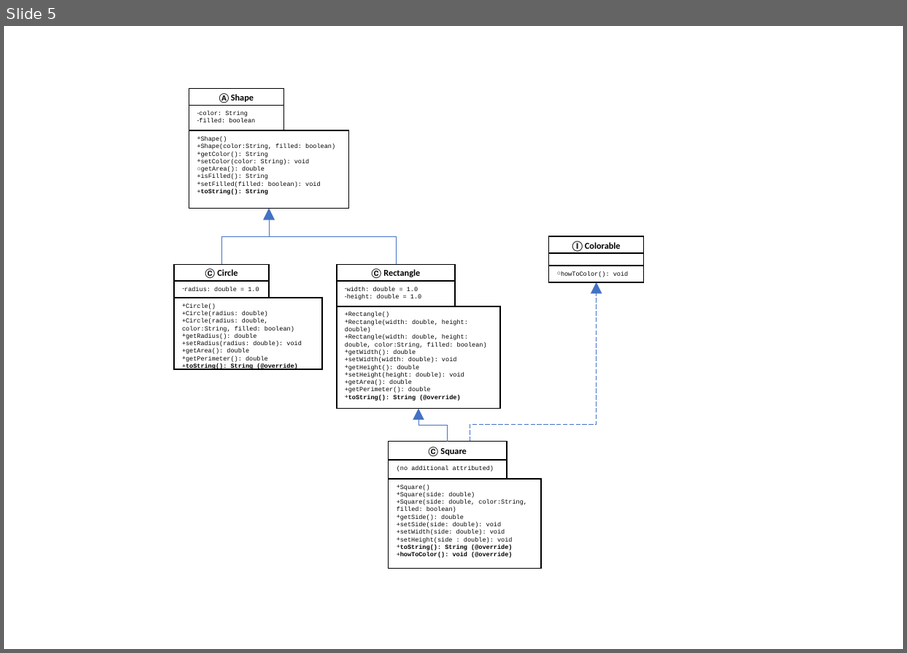
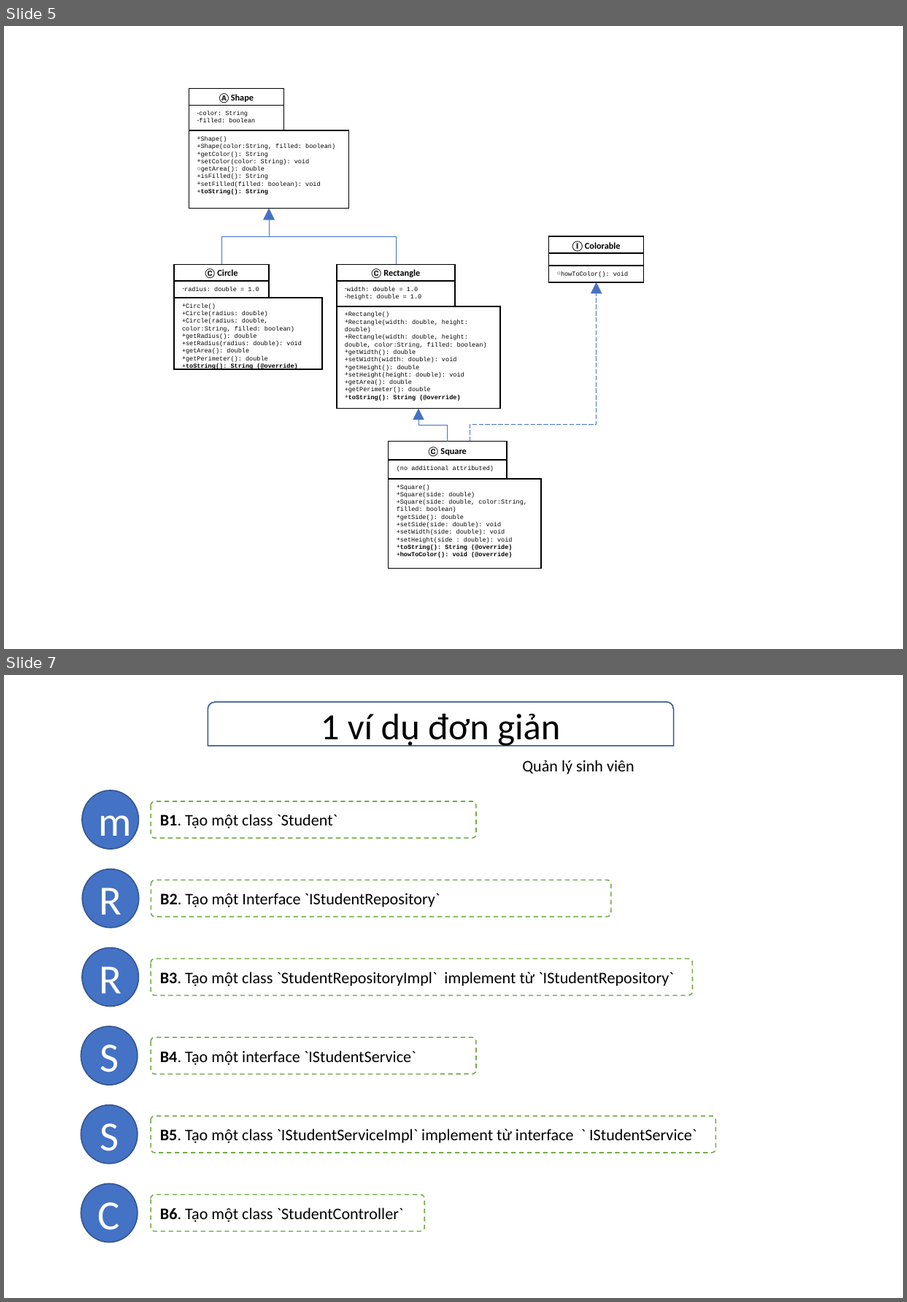
Before and after one commit to thanhviet05x1d/c0523g1_nguyen_thanh_viet_module2, a slide deck: src/ss04_lop_doi_tuong_java/ve UML.pptx. Shown one above the other, each under a label of ours: slide 5 before the commit, slides 5 and 7 after it; the slides between them are not shown. The pictures are 907x653 and 907x1302 pixels, drawn with LibreOffice and Linux fonts; fonts in the diff are those of the drawing. Boxes give left, top, right and bottom in pixels: in the first picture for what was removed or moved away, otherwise in the second. Text is boxed around its words. In the diff, an @@ line names an element or a change of style, - is before the commit and + after.

```diff
--- a/src/ss04_lop_doi_tuong_java/ve UML.pptx
+++ b/src/ss04_lop_doi_tuong_java/ve UML.pptx
@@ slide 7 added at (4, 675, 903, 1298), background #FFFFFF @@
@@ round same rect added at (208, 701, 674, 746), outline #325491 1 pt, 32 pt, text #000000 @@
+1 ví dụ đơn giản
@@ text added at (522, 760, 635, 774), 14 pt, text #000000 @@
+Quản lý sinh viên
@@ ellipse added at (82, 790, 138, 849), fill #4472C4, outline #325491 1 pt, 36 pt, text #FFFFFF @@
+m
@@ rounded rectangle added at (151, 801, 476, 838), fill #FFFFFF, outline #70AD47 1 pt dashed, 14 pt, text #000000 @@
+B1. Tạo một class `Student`
@@ ellipse added at (82, 869, 138, 928), fill #4472C4, outline #325491 1 pt, 36 pt, text #FFFFFF @@
+R
@@ rounded rectangle added at (151, 880, 611, 917), fill #FFFFFF, outline #70AD47 1 pt dashed, 14 pt, text #000000 @@
+B2. Tạo một Interface `IStudentRepository`
@@ ellipse added at (82, 947, 138, 1006), fill #4472C4, outline #325491 1 pt, 36 pt, text #FFFFFF @@
+R
@@ rounded rectangle added at (151, 958, 693, 995), fill #FFFFFF, outline #70AD47 1 pt dashed, 14 pt, text #000000 @@
+B3. Tạo một class `StudentRepositoryImpl` implement từ `IStudentRepository`
@@ ellipse added at (81, 1026, 138, 1085), fill #4472C4, outline #325491 1 pt, 36 pt, text #FFFFFF @@
+S
@@ rounded rectangle added at (151, 1037, 476, 1074), fill #FFFFFF, outline #70AD47 1 pt dashed, 14 pt, text #000000 @@
+B4. Tạo một interface `IStudentService`
@@ ellipse added at (81, 1105, 138, 1164), fill #4472C4, outline #325491 1 pt, 36 pt, text #FFFFFF @@
+S
@@ rounded rectangle added at (151, 1116, 716, 1152), fill #FFFFFF, outline #70AD47 1 pt dashed, 14 pt, text #000000 @@
+B5. Tạo một class `IStudentServiceImpl` implement từ interface ` IStudentService`
@@ ellipse added at (81, 1183, 138, 1242), fill #4472C4, outline #325491 1 pt, 36 pt, text #FFFFFF @@
+C
@@ rounded rectangle added at (151, 1195, 425, 1231), fill #FFFFFF, outline #70AD47 1 pt dashed, 14 pt, text #000000 @@
+B6. Tạo một class `StudentController`
```
Also in this commit, not shown: 1 other slide added, 12 other files.
